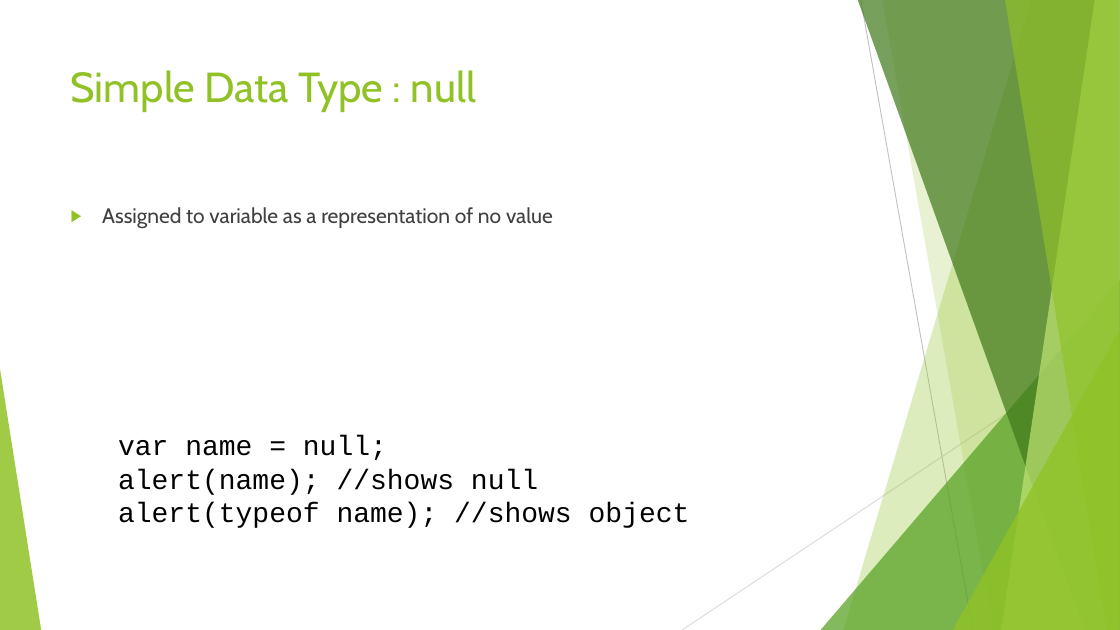
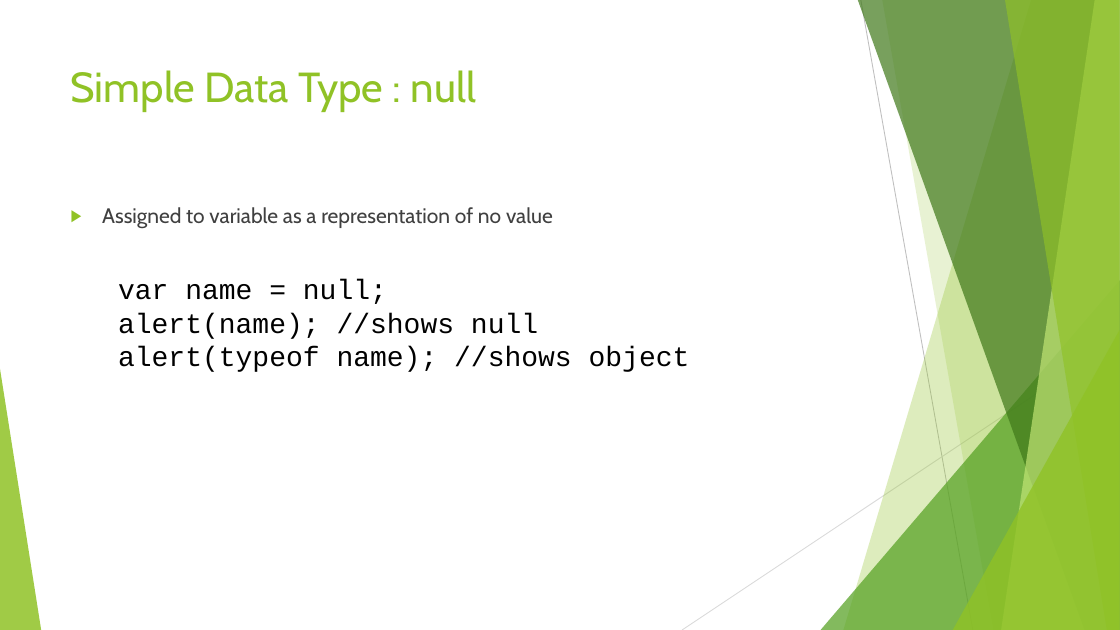
Before and after one commit to jeffxor/prototypes, a slide deck: slide 7 of doc/Javascript.Objects.pptx. Drawn at 1120x630 pixels with LibreOffice and Linux fonts; fonts in the diff are those of the drawing; background and template pictures are left out. Boxes give left, top, right and bottom in pixels: in the first picture for what was removed or moved away, otherwise in the second. Text is boxed around its words. In the diff, an @@ line names an element or a change of style, - is before the commit and + after.

Commit message:
Update with ECMAScript6 objects for comparision.

```diff
--- a/doc/Javascript.Objects.pptx
+++ b/doc/Javascript.Objects.pptx
@@ text "var name = null;" moved from (x1=118, y1=435, x2=690, y2=528) to (x1=118, y1=279, x2=690, y2=372) @@
```
Also in this commit, not shown: 5 other slides changed, 4 slides added, 4 other files.
